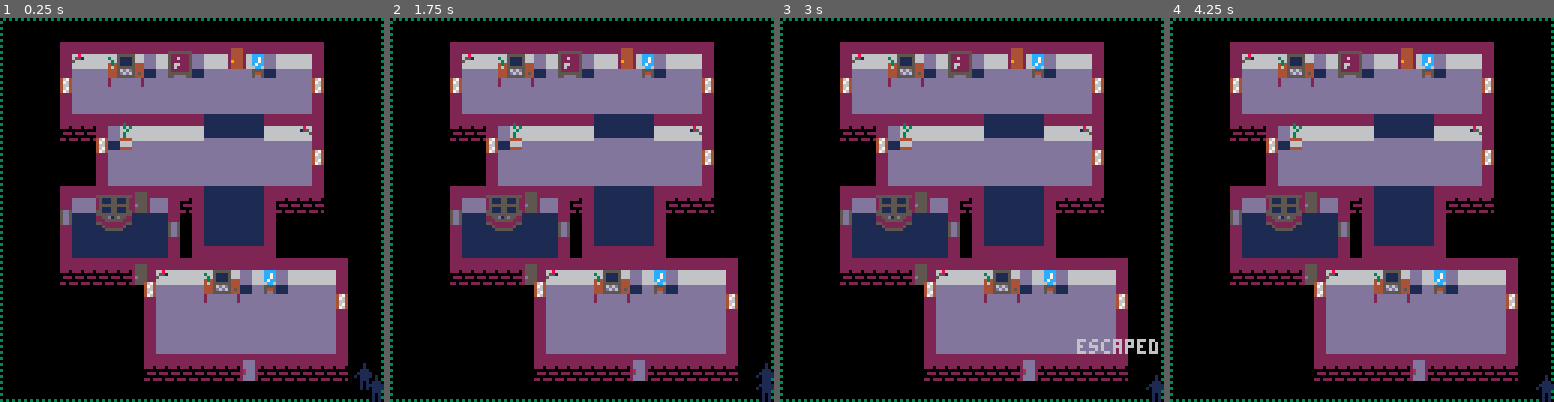
Above: before the commit, frames 1-4 (left to right).
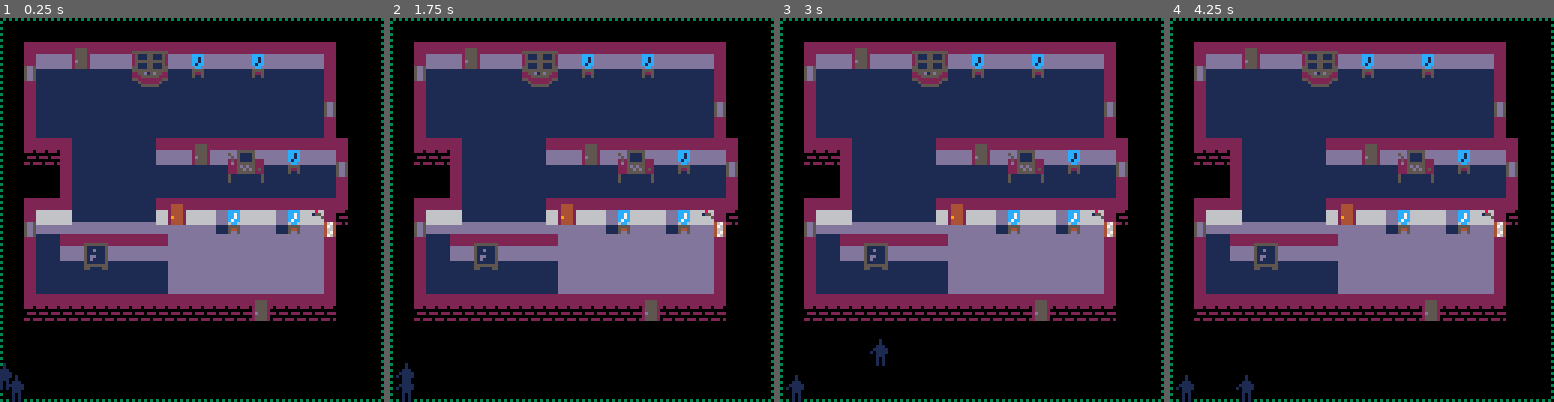
Above: after the commit, the same moments.

Repository: ironchestgames/pico-8-carts
Game: PICO-8 cartridge stealth.p8
Same seed, same stepped clock (60 frames per second), same inputs: the game is played once before the commit and once after it.
Inputs:
- Up to frame 1 (0.25 s): no input
- Up to frame 2 (1.75 s): tap X (X key) at 0.33, 1.07 s; tap O (Z key) at 0.7, 1.7 s; hold Right from 1.6 s (still down)
- Up to frame 3 (3 s): tap X (X key) at 1.85, 2.97 s; release Right at 2.1 s; tap O (Z key) at 2.1, 2.5, 2.9 s; hold Up 2.15-2.42 s; hold Right from 2.47 s (still down)
- Up to frame 4 (4.25 s): release Right at 3.03 s; hold Left 3.08-3.58 s; tap O (Z key) at 3.3, 3.7, 4.1 s; hold Down 3.63-3.97 s; hold Right from 4.02 s (still down); tap X (X key) at 4.08 s

The runs differ from the first frame. In frame 1, 59% of the frame differs, in the area x 0-100%, y 6-100%; in frame 2, 59%; in frame 3, 59%, in the area x 1-100%, y 6-100%; in frame 4, 59%.

Commit message:
stealth - change objs to be an arslen arr

Diff:
--- a/stealth.p8
+++ b/stealth.p8
@@ -2,6 +2,9 @@
 version 29
 __lua__
 -- sneaky stealy
+
+-- notes:
+-- - any _i is the position, where the part before *32 is the y-axis, and the the one after *32+ is the x-axis
 
 --[[
 
@@ -121,6 +124,11 @@
 
 -- set auto-repeat delay for btnp
 poke(0x5f5c, 5)
+
+local diropposites={[0]=1,0,3,2,}
+local arslen=32*32-1
+
+local adjdeltas={[0]=-1,1,-32,32,}
 
 local fogdirs={
  {x=1,y=0,dx=1,dy=1},
@@ -133,108 +141,25 @@
  {x=0,y=-1,dx=-1,dy=-1},
 }
 
--- guards holding deltas
-local gholdingdeltas={-65,-64,-63,-34,-33,-32,-31,-30,-2,-1,0,1,2,30,31,32,33,34,63,64,65}
-
-local function curry3(_f,_a,_b,_c)
- return function()
-  _f(_a,_b,_c)
- end
-end
-
-local function shuffle(_l)
- for _i=#_l,2,-1 do
-  local _j=flr(rnd(_i))+1
-  _l[_i],_l[_j]=_l[_j],_l[_i]
- end
- return _l
-end
-
-function clone(_t)
- local _tc={}
- for _k,_v in pairs(_t) do
-  _tc[_k]=_v
- end
- return _tc
-end
-
-local function sortonx(_t)
- for _i=1,#_t do
-  local _j = _i
-  while _j > 1 and _t[_j-1].x > _t[_j].x do
-   _t[_j],_t[_j-1]=_t[_j-1],_t[_j]
-   _j=_j-1
-  end
- end
-end
-
-
-local function adjacency(_x1,_y1,_x2,_y2)
- if _x1 == _x2-1 and _y1 == _y2 then
-  return 0
- elseif _x1 == _x2+1 and _y1 == _y2 then
-  return 1
- elseif _x1 == _x2 and _y1 == _y2-1 then
-  return 2
- elseif _x1 == _x2 and _y1 == _y2+1 then
-  return 3
- end
- -- return nil
-end
+local guardsholdingdeltas={-65,-64,-63,-34,-33,-32,-31,-30,-2,-1,0,1,2,30,31,32,33,34,63,64,65}
+
+local tick=0
+
+local msgs={}
+local msgcols={{6,13},{9,10}}
 
 local floor
 local objs
-
-local function walladjacency(_a)
- -- todo: fix for out of bounds
- if floor[_a.y*32+_a.x-1] == 2 then
-  return 0
- elseif floor[_a.y*32+_a.x+1] == 2 then
-  return 1
- elseif floor[(_a.y-1)*32+_a.x] == 2 then
-  return 2
- elseif floor[(_a.y+1)*32+_a.x] == 2 then
-  return 3
- end
- -- return nil
-end
-
-local tick=0
-
-local msgs={}
-local msgcols={{6,13},{9,10}}
+local light={}
+local fog={}
+local cameras={}
+
+local alertlvl=1
+local alertlvls={24,8} -- note: only tick time
+local policet=0
 
 local escapedplayers={}
 local playerinventory={}
-
-local initpolice
-
-local function playerloots(_p,_o)
- local _m='(nothing)'
- if _o.loot != nil then
-  _m=_o.loot[1]
-  if _o.loot[2] != nil then -- has value, then it's a thing, take it
-   _p.loot[#_p.loot+1]=_o.loot
-  else
-   playerinventory[#playerinventory+1]=_o.loot -- no value, it's information
-  end
- end
- add(msgs,{x=_o.x,y=_o.y,s=_m,t=3})
- _o.loot=nil
-end
-
-local diropposites={[0]=1,0,3,2,}
-local arslen=32*32-1
-
-local light={}
-for _i=0,arslen do
- light[_i]=0
-end
-
-local fog={}
-for _i=0,arslen do
- fog[_i]=1
-end
 
 
 local players={
@@ -242,20 +167,11 @@
  {},
 }
 
-for _i=1,#players do
- local _p=players[_i]
- _p.i=_i-1
- _p.dir=1
- _p.state='standing'
- _p.workingstate='hacking'
- _p.loot={}
-end
-
 local guards={
  -- {
- --  x=12,y=7,
+ --  x=12,y=12,
  --  dx=-1,dy=0,
- --  state='holding',
+ --  state='patrolling',
  --  state_c=0,
  --  state_c2=0,
  -- },
@@ -268,9 +184,109 @@
  -- },
 }
 
-local alertlvl=1
-local alertlvls={24,8} -- note: only tick time
-local policet=0
+local initpolice
+
+
+-- helper funcs
+
+local function curry3(_f,_a,_b,_c)
+ return function()
+  _f(_a,_b,_c)
+ end
+end
+
+local function shuffle(_l)
+ for _i=#_l,2,-1 do
+  local _j=flr(rnd(_i))+1
+  _l[_i],_l[_j]=_l[_j],_l[_i]
+ end
+ return _l
+end
+
+function clone(_t)
+ local _tc={}
+ for _k,_v in pairs(_t) do
+  _tc[_k]=_v
+ end
+ return _tc
+end
+
+local function sortonx(_t)
+ for _i=1,#_t do
+  local _j = _i
+  while _j > 1 and _t[_j-1].x > _t[_j].x do
+   _t[_j],_t[_j-1]=_t[_j-1],_t[_j]
+   _j=_j-1
+  end
+ end
+end
+
+
+local function adjacency(_x1,_y1,_x2,_y2)
+ if _x1 == _x2-1 and _y1 == _y2 then
+  return 0
+ elseif _x1 == _x2+1 and _y1 == _y2 then
+  return 1
+ elseif _x1 == _x2 and _y1 == _y2-1 then
+  return 2
+ elseif _x1 == _x2 and _y1 == _y2+1 then
+  return 3
+ end
+ -- return nil
+end
+
+local function walladjacency(_a)
+ -- todo: fix for out of bounds
+ if floor[_a.y*32+_a.x-1] == 2 then
+  return 0
+ elseif floor[_a.y*32+_a.x+1] == 2 then
+  return 1
+ elseif floor[(_a.y-1)*32+_a.x] == 2 then
+  return 2
+ elseif floor[(_a.y+1)*32+_a.x] == 2 then
+  return 3
+ end
+ -- return nil
+end
+
+
+
+local function playerloots(_p,_o)
+ local _m='(nothing)'
+ if _o.loot != nil then
+  _m=_o.loot[1]
+  if _o.loot[2] != nil then -- has value, then it's a thing, take it
+   _p.loot[#_p.loot+1]=_o.loot
+  else
+   playerinventory[#playerinventory+1]=_o.loot -- no value, it's information
+  end
+ end
+ add(msgs,{x=_p.x,y=_p.y-1,s=_m,t=3})
+ _o.loot=nil
+end
+
+
+
+for _i=0,arslen do
+ light[_i]=0
+end
+
+for _i=0,arslen do
+ fog[_i]=1
+end
+
+for _i=1,#players do
+ local _p=players[_i]
+ _p.i=_i-1
+ _p.dir=1
+ _p.state='standing'
+ _p.workingstate='hacking'
+ _p.loot={}
+end
+…(4 lines of a section not shown)…
 
 local function setalertlvl2(_m)
  if alertlvl == 1 then
@@ -292,16 +308,9 @@
 
 
 
--- states:
--- 0 - off
--- 1 - on
--- 2 - selected/on (camcontrol)
--- 3 - system alarm (camcontrol)
-local cameras={ -- note: camcontrol will crash with more than 4
- -- {i=1,x=14,y=4,state=1,},
- -- {i=2,x=12,y=25,state=1,},
- -- {i=3,x=30,y=2,state=0,},
-}
+
+
+
 
 local function computer(_p,_o,_tmp)
  _p.workingstate='hacking'
@@ -320,16 +329,16 @@
   end
   _o.draw=function()
    if _tmp.state == 'booting' then
-    sspr(0,102,4,3,_o.x*4,_o.y*4-3)
+    sspr(0,102,4,3,_tmp.ox*4,_tmp.oy*4-3)
 
    elseif _tmp.state == 'success' then
-    sspr(0,114,4,3,_o.x*4,_o.y*4-3)
+    sspr(0,114,4,3,_tmp.ox*4,_tmp.oy*4-3)
 
    elseif _tmp.state == 'fail' then
-    sspr(0,117,4,3,_o.x*4,_o.y*4-3)
+    sspr(0,117,4,3,_tmp.ox*4,_tmp.oy*4-3)
 
    else
-    sspr(0,105+_tmp.seq[1]*3,4,3,_o.x*4,_o.y*4-3)
+    sspr(0,105+_tmp.seq[1]*3,4,3,_tmp.ox*4,_tmp.oy*4-3)
    end
   end
  end
@@ -377,6 +386,11 @@
 end
 
 
+-- states:
+-- 0 - off
+-- 1 - on
+-- 2 - selected/on (camcontrol)
+-- 3 - system alarm (camcontrol)
 local function camcontrol(_p,_o,_tmp)
  _p.workingstate='hacking'
  if not _tmp.sel then
@@ -402,8 +416,8 @@
   _o.draw=function()
    for _i=1,#_tmp.pos do
     local _p=_tmp.pos[_i]
-    local _x=_o.x*4+_p.x
-    local _y=_o.y*4+_p.y
+    local _x=_tmp.ox*4+_p.x
+    local _y=_tmp.oy*4+_p.y
     sspr(0,120+_p.state*2,3,2,_x,_y)
    end
   end
@@ -495,9 +509,9 @@
 
    _o.draw=function()
     if _tmp.iserror == true then
-     pset(_o.x*4+5,_o.y*4-3,8)
+     pset(_tmp.ox*4+5,_tmp.oy*4-3,8)
     elseif _o.isopen != true and _tmp.unlocked == true then
-     pset(_o.x*4+5,_o.y*4-3,11)
+     pset(_tmp.ox*4+5,_tmp.oy*4-3,11)
     end
    end
   end
@@ -528,13 +542,8 @@
 
   if _tmp.unlocked and btnp(2,_p.i) then
    _o.isopen=true
-   for _other in all(objs) do
-    if _other.y == _o.y and _other.x == _o.x+1 then
-     _other.typ+=2
-     _o.typ+=2
-    end
-   end
-   -- change typ to draw open sprite
+   objs[_tmp.oi].typ+=2
+   objs[_tmp.oi+1].typ+=2
    sfx(10) -- creek open
    playerloots(_p,_o)
   end
@@ -568,13 +577,13 @@
   _tmp.opened=true
  end
 
- if light[(_o.y-2)*32+_o.x] == 1 then
+ if light[(_tmp.oy-2)*32+_tmp.ox] == 1 then
   setalertlvl2('intruder alert!')
  end
 
- for _y=_o.y-2,0,-1 do
-  fog[_y*32+_o.x]=0
-  if floor[_y*32+_o.x] == 2 then
+ for _y=_tmp.oy-2,0,-1 do
+  fog[_y*32+_tmp.ox]=0
+  if floor[_y*32+_tmp.ox] == 2 then
    break
   end
  end
@@ -589,25 +598,25 @@
  end
 end
 
-local function doorpeekfromunder(_p,_o)
- fog[(_o.y-2)*32+_o.x]=0
+local function doorpeekfromunder(_p,_o,_tmp)
+ fog[(_tmp.oy-2)*32+_tmp.ox]=0
 end
 
 local function doorfromabove(_p,_o,_tmp)
  if _tmp.opened == nil then
-  _tmp.o2=objs[_o.i-1]
+  _tmp.o2=objs[_tmp.oi+32]
   _tmp.o2.typ+=2
   _tmp.opened=true
  end
 
- if light[(_o.y+2)*32+_o.x] == 1 then
+ if light[(_tmp.oy+2)*32+_tmp.ox] == 1 then
   setalertlvl2('intruder alert!')
  end
 
- fog[(_o.y+1)*32+_o.x]=0
- for _y=_o.y+2,32 do
-  fog[_y*32+_o.x]=0
-  if floor[_y*32+_o.x] == 2 then
+ fog[(_tmp.oy+1)*32+_tmp.ox]=0
+ for _y=_tmp.oy+2,32 do
+  fog[_y*32+_tmp.ox]=0
+  if floor[_y*32+_tmp.ox] == 2 then
    break
   end
  end
@@ -622,9 +631,9 @@
  end
 end
 
-local function doorpeekfromabove(_p,_o)
- fog[(_o.y+1)*32+_o.x]=0
- fog[(_o.y+2)*32+_o.x]=0
+local function doorpeekfromabove(_p,_o,_tmp)
+ fog[(_tmp.oy+1)*32+_tmp.ox]=0
+ fog[(_tmp.oy+2)*32+_tmp.ox]=0
 end
 
 
@@ -649,13 +658,13 @@
   _tmp.opened=true
  end
 
- if light[(_o.y-2)*32+_o.x] == 1 then
+ if light[(_tmp.oy-2)*32+_tmp.ox] == 1 then
   setalertlvl2('intruder alert!')
  end
 
- for _y=_o.y-2,0,-1 do
-  fog[_y*32+_o.x]=0
-  if floor[_y*32+_o.x] == 2 then
+ for _y=_tmp.oy-2,0,-1 do
+  fog[_y*32+_tmp.ox]=0
+  if floor[_y*32+_tmp.ox] == 2 then
    break
   end
  end
@@ -671,7 +680,7 @@
 end
 
 local function lockeddoorfromabove(_p,_o,_tmp)
- local _o2=objs[_o.i-1]
+ local _o2=objs[_tmp.oi+32]
  if _o2.typ == 16 then
   for _l in all(playerinventory) do
    if _l[1] ==  'door access code' then
@@ -692,14 +701,14 @@
   _tmp.opened=true
  end
 
- if light[(_o.y+2)*32+_o.x] == 1 then
+ if light[(_tmp.oy+2)*32+_tmp.ox] == 1 then
   setalertlvl2('intruder alert!')
  end
 
- fog[(_o.y+1)*32+_o.x]=0
- for _y=_o.y+2,32 do
-  fog[_y*32+_o.x]=0
-  if floor[_y*32+_o.x] == 2 then
+ fog[(_tmp.oy+1)*32+_tmp.ox]=0
+ for _y=_tmp.oy+2,32 do
+  fog[_y*32+_tmp.ox]=0
+  if floor[_y*32+_tmp.ox] == 2 then
    break
   end
  end
@@ -716,18 +725,18 @@
 
 
 local function windowpeekfromleft(_p,_o)
- for _x=_o.x+1,32 do
-  fog[_o.y*32+_x]=0
-  if floor[_o.y*32+_x] == 2 then
+ for _x=_p.x+2,32 do
+  fog[_p.y*32+_x]=0
+  if floor[_p.y*32+_x] == 2 then
    break
   end
  end
 end
 
 local function windowpeekfromright(_p,_o)
- for _x=_o.x-1,0,-1 do
-  fog[_o.y*32+_x]=0
-  if floor[_o.y*32+_x] == 2 then
+ for _x=_p.x-2,0,-1 do
+  fog[_p.y*32+_x]=0
+  if floor[_p.y*32+_x] == 2 then
    break
   end
  end
@@ -791,7 +800,9 @@
 -- seed=7594
 -- seed=6590
 -- seed=210
-seed=8986
+-- seed=8986
+-- seed=6124
+-- seed=1857
 debug('seed',seed)
 
 function mapgen()
@@ -813,7 +824,7 @@
  end
 
  for _i=0,arslen do
-  local _x,_y=_i&31,_i\32
+  -- local _x,_y=_i&31,_i\32
   floor[_i]=0
  end
 
@@ -857,33 +868,27 @@
   end
 
   -- add left window
-  add(objs,{
-   x=_xstart,
-   y=_ystart+2+flr(rnd(_h-5)),
+  objs[(_ystart+2+flr(rnd(_h-5)))*32+_xstart]={
    typ=22,
    action={[0]=breakwindowfromright,[1]=breakwindowfromleft},
    adjaction={[0]=windowpeekfromright,[1]=windowpeekfromleft},
-  })
+  }
 
   -- add right window
-  add(objs,{
-   x=_xstart+_w-1,
-   y=_ystart+2+flr(rnd(_h-5)),
+  objs[(_ystart+2+flr(rnd(_h-5)))*32+_xstart+_w-1]={
    typ=22,
    action={[0]=breakwindowfromright,[1]=breakwindowfromleft},
    adjaction={[0]=windowpeekfromright,[1]=windowpeekfromleft},
-  })
+  }
 
   -- add top door
-  add(objs,{
-   x=_xstart+2+flr(rnd(_w-5)),
-   y=_ystart,
+  objs[(_ystart*32)+_xstart+2+flr(rnd(_w-5))]={
    typ=12,
    action={[2]=doorfromunder},
    adjaction={[2]=doorpeekfromunder}
-  })
-
-  -- add camera
+  }
+
+  -- -- add camera
   local _c={x=_xstart+1,y=_ystart+1,state=1,}
   if rnd() < 0.5 then
    _c.x=_xstart+_w-2
@@ -896,17 +901,15 @@
    add(cameras,_c)
   end
 
+  -- bottom wall
   _ystart+=_h-1
 
   -- add bottom door
-  add(objs,{
-   x=_xstart+2+flr(rnd(_w-5)),
-   y=_ystart,
+  objs[_ystart*32+_xstart+2+flr(rnd(_w-5))]={
    typ=12,
    action={[2]=doorfromunder},
    adjaction={[2]=doorpeekfromunder}
-  })
-
+  }
 
  until _ystart+_h-1 > 27
 
@@ -939,20 +942,26 @@
   end
  end
 
-  -- fix cameras
+ -- fix cameras
  for _j=#cameras,1,-1 do
   local _c=cameras[_j]
   local _i=_c.y*32+_c.x
-  local _remove=false
-  for _o in all(objs) do
-   if adjacency(_o.x,_o.y,_c.x,_c.y) then
-    _remove=true
-    break
-   end
-  end
-  if _remove or floor[_i] == 2 or floor[_i-32] != 2 or not (floor[_i+1] == 2 or floor[_i-1] == 2) then
+  if objs[_i-32-1] or
+     objs[_i-1] or
+     objs[_i+1] or
+     objs[_i-32] or
+     objs[_i+32] or
+     floor[_i] == 2 or
+     floor[_i-32] != 2 or
+     not (floor[_i+1] == 2 or floor[_i-1] == 2) then
    del(cameras,_c)
   end
+ end
+
+ shuffle(cameras)
+
+ while #cameras > 4 do
+  deli(cameras,1)
  end
 
  -- add i for cameras
@@ -960,7 +969,7 @@
   cameras[_i].i=_i
  end
 
- -- add objects
+ -- create objs positions
  local _pos={}
  for _y=2,29 do
   local _x=flr(rnd(4))+2
@@ -973,16 +982,15 @@
      break
     end
    end
-   for _o in all(objs) do
-    if adjacency(_o.x,_o.y,_x-1,_y) or
-       adjacency(_o.x,_o.y,_x,_y) or
-       adjacency(_o.x,_o.y,_x+1,_y) or
-       adjacency(_o.x,_o.y,_x+2,_y) then
-     _remove=true
-     break
-    end
-   end
    if _remove == false and
+      objs[_i-32-1] == nil and
+      objs[_i-32] == nil and
+      objs[_i-32+1] == nil and
+      objs[_i-32+2] == nil and
+      objs[_i-1] == nil and
+      objs[_i] == nil and
+      objs[_i+1] == nil and
+      objs[_i+2] == nil and
       floor[_i-32] == 2 and
       floor[_i-32+1] == 2 and
       floor[_i-32+2] == 2 and
@@ -995,7 +1003,7 @@
       floor[_i+64] == 1 and
       floor[_i+64+1] == 1 and
       floor[_i+64+2] == 1 then
-    add(_pos,{x=_x,y=_y})
+    add(_pos,_i)
     _x+=5
    elseif _remove == true then
     _x+=2
@@ -1005,117 +1013,82 @@
   end
  end
 
- -- shuffle(_pos)
+ shuffle(_pos)
+
+-- add objects
 
  -- 0 - plant
  -- 1 - watercooler
  -- 2 - computer
  -- 5 - camcontrol
- -- 9 - safe
-
- local _types={0,1,2,9}
+ -- 8 - safe
+
+ local _types={0,1,2,8}
 
  if #cameras > 0 then
   add(_types,5)
  end
 
- for _p in all(_pos) do
-  local _i=flr(rnd(#_types))+1
-  local _typ=_types[_i]
-  if _typ == 9 or _typ == 5 then
+ for _i in all(_pos) do
+  local _typ=_types[flr(rnd(#_types))+1]
+  if _typ == 8 or _typ == 5 then
    del(_types,_typ)
   end
 
-  local _o={
-   x=_p.x,
-   y=_p.y,
-   typ=_typ,
-   shadow={[0]=true,true,nil,nil},
-  }
-  add(objs,_o)
+  local _o={typ=_typ,shadow={[0]=true,true,nil,nil},}
+  objs[_i]=_o
 
   if _typ == 2 then
-   add(objs,{x=_p.x+1,y=_p.y,typ=3,action={[2]=computer},loot={'door access code'}})
-   add(objs,{x=_p.x+2,y=_p.y,typ=4,shadow={[0]=nil,true,nil,nil}})
+   _o.shadow={[0]=true,nil,nil,nil}
+   objs[_i+1]={typ=3,action={[2]=computer},loot={'door access code'},shadow={[0]=nil,nil,nil,nil}}
+   objs[_i+2]={typ=4,shadow={[0]=nil,true,nil,nil}}
 
   elseif _typ == 5 then
    _o.shadow={[0]=true,nil,nil,nil}
-   add(objs,{x=_p.x+2,y=_p.y,typ=7,shadow={[0]=nil,true,nil,nil}})
-   add(objs,{x=_p.x+1,y=_p.y,typ=6,action={[2]=camcontrol}}) -- note: draw last
-
-  elseif _typ == 9 then
-   _o.shadow={[0]=nil,true,nil,nil}
-   _o.x+=1
-   add(objs,{x=_p.x,y=_p.y,typ=8,shadow={[0]=true,nil,nil,nil},action={[2]=safe},loot={'diamonds',14000}})
-  end
- end
-
- --  -- todo: maybe rewrite objects to be in arslen arr instead?
+   objs[_i+1]={typ=6,action={[2]=camcontrol},shadow={[0]=nil,nil,nil,nil}}
+   objs[_i+2]={typ=7,shadow={[0]=nil,true,nil,nil}}
+
+  elseif _typ == 8 then
+   _o.shadow={[0]=true,nil,nil,nil}
+   _o.action={[2]=safe}
+   _o.loot={'diamonds',14000}
+
+   objs[_i+1]={typ=9,shadow={[0]=nil,true,nil,nil}}
+  end
+ end
 
  -- fix objs
- for _j=#objs,1,-1 do
-  local _o=objs[_j]
-  local _i=_o.y*32+_o.x
+ for _i=0,arslen do
+  local _o=objs[_i]
+  if _o then
+   _o.light={}
+  end
 
   -- remove windows
-  if _o.typ == 22 then
+  if _o and _o.typ == 22 then
    if not (floor[_i] == 2 and floor[_i-1] != 2 and floor[_i+1] != 2) then
-    del(objs,_o)
+    objs[_i]=nil
    end
   end
 
   -- fix doors
-  if _o.typ == 12 then
-   local _remove=false
-   for _other in all(objs) do
-    if _other != _o and _other.y == _o.y and abs(_other.x-_o.x) < 3 then
-     _remove=true
-     break
-    end
-   end
-   if _remove or not (floor[_i] == 2 and floor[_i-1] == 2 and floor[_i+1] == 2 and floor[_i+32] != 2 and floor[_i-64] != 2) then
-    del(objs,_o)
+  if _o and _o.typ == 12 then
+   if objs[_i+1] or not (floor[_i] == 2 and floor[_i-1] == 2 and floor[_i+1] == 2 and floor[_i+32] != 2 and floor[_i-64] != 2) then
+    objs[_i]=nil
    else
-    add(objs,{x=_o.x,y=_o.y-1,action={[3]=doorfromabove},adjaction={[3]=doorpeekfromabove}},_j+1)
-    add(objs,{x=_o.x+1,y=_o.y,typ=13},_j+2)
+    objs[_i-32]={action={[3]=doorfromabove},adjaction={[3]=doorpeekfromabove}}
+    objs[_i+1]={typ=13}
 
     -- switch to locked
     if rnd() > 0.75 then
-     objs[_j].typ=16
-     objs[_j].action[2]=lockeddoorfrombelow
-
-     objs[_j+1].action[3]=lockeddoorfromabove
-
-     objs[_j+2].typ=17
-    end
-   end
-  end
- end
-
- -- remove objects that are on top of eachother
- for _i=#objs,1,-1 do
-  local _o=objs[_i]
-  for _other in all(objs) do
-   if _o != _other and _other.x == _o.x and _other.y == _o.y then
-    if _o.typ == 12 or _o.typ == 16 then
-     deli(objs,_i+2)
-     deli(objs,_i+1)
-     deli(objs,_i)
-    else
-     del(objs,_o)
-    end
-    break
-   end
-  end
- end
-
- -- add shadow
- for _i=1,#objs do
-  local _o=objs[_i]
-  _o.i=_i
-  _o.light={}
-  if _o.shadow == nil then
-   _o.shadow={[0]=nil,nil,nil,nil}
+     objs[_i].typ=16
+     objs[_i].action[2]=lockeddoorfrombelow
+
+     objs[_i-32].action[3]=lockeddoorfromabove
+
+     objs[_i+1].typ=17
+    end
+   end
   end
  end
 
@@ -1175,17 +1148,25 @@
     add(msgs,{x=_p.x,y=_p.y,s='escaped',t=2})
    else
 
-    for _o in all(objs) do
-     local _a=adjacency(_o.x,_o.y,_p.x,_p.y)
-     if _nextx == _o.x and _nexty == _o.y then
-      _nextx,_nexty=_p.x,_p.y
-      if _o.action and _o.action[_a] then
-       _p.state='working'
-       _p.action=curry3(_o.action[_a],_p,_o,{})
+    local _ni=_nexty*32+_nextx
+    local _nexto=objs[_ni]
+    if _nexto != nil then
+     local _a=adjacency(_nextx,_nexty,_p.x,_p.y)
+     _nextx,_nexty=_p.x,_p.y
+     if _nexto.action and _nexto.action[_a] then
+      _p.state='working'
+      _p.action=curry3(_nexto.action[_a],_p,_nexto,{ox=_ni&31,oy=_ni\32,oi=_ni})
+     end
+    end
+
+    if _p.state != 'working' then
+     local _i=_p.y*32+_p.x
+     for _a=0,3 do
+      local _oi=_i+adjdeltas[_a]
+      local _adjo=objs[_oi]
+      if _adjo and _adjo.adjaction and _adjo.adjaction[_a] then
+       _adjo.adjaction[_a](_p,_adjo,{ox=_oi&31,oy=_oi\32,oi=_oi})
       end
-
-     elseif _o.adjaction and _o.adjaction[_a] != nil then
-      _o.adjaction[_a](_p,_o)
      end
     end
 
@@ -1197,13 +1178,17 @@
      if _p.state != 'working' then
       local _hiding=nil
       local _pwa=walladjacency(_p)
-      for _o in all(objs) do
-       local _a=adjacency(_p.x,_p.y,_o.x,_o.y)
-       local _owa=walladjacency(_o)
-       if _o.shadow[_a] and _owa != nil and _pwa != nil and _a != nil and light[_p.y*32+_p.x] == 0 then
-        _p.state='hiding'
-        _p.adjacency=_a
-        _hiding=true
+      for _i=0,arslen do
+       local _o=objs[_i]
+       if _o then
+        local _ox,_oy=_i&31,_i\32
+        local _a=adjacency(_p.x,_p.y,_ox,_oy)
+        local _owa=walladjacency({x=_ox,y=_oy})
+        if _o.shadow and _o.shadow[_a] and _owa != nil and _pwa != nil and _a != nil and light[_p.y*32+_p.x] == 0 then
+         _p.state='hiding'
+         _p.adjacency=_a
+         _hiding=true
+        end
        end
       end
       if _hiding == nil then
@@ -1345,8 +1330,11 @@
  end
 
  -- clear objects light
- for _o in all(objs) do
-  _o.light={} -- todo: optimize
+ for _i=0,arslen do
+  local _o=objs[_i]
+  if _o then
+   _o.light={} -- todo: optimize
+  end
  end
 
  -- clear light
@@ -1368,11 +1356,11 @@
     local _bydown=_by
     local _bldown=1
     while floor[_bydown*32+_bx] != 2 and _bldown <= _ldown do
-     for _o in all(objs) do
-      if (_o.x == _bx and _o.y == _bydown) then
-       add(_o.light,{x=0,y=-1})
-      end
-     end
+     local _o=objs[_bydown*32+_bx]
+     if _o then
+      add(_o.light,{x=0,y=-1})
+     end
+
      light[_bydown*32+_bx]=1
 
      -- remove fog if selected in camcontrol
@@ -1402,11 +1390,11 @@
     local _bxside=_bx
     local _blside=1
     while floor[_by*32+_bxside] != 2 and _blside <= _lside do
-     for _o in all(objs) do
-      if (_o.x == _bxside and _o.y == _by) then
-       add(_o.light,{x=-_dx,y=0})
-      end
-     end
+     local _o=objs[_by*32+_bxside]
+     if _o then
+      add(_o.light,{x=-_dx,y=0})
+     end
+
      light[_by*32+_bxside]=1
 
      -- remove fog if selected in camcontrol
@@ -1445,7 +1433,7 @@
  for _g in all(guards) do
   if _g.state == 'holding' then
    local _i=_g.y*32+_g.x
-   for _ghd in all(gholdingdeltas) do
+   for _ghd in all(guardsholdingdeltas) do
     light[_i+_ghd]=1
    end
 
@@ -1457,11 +1445,10 @@
     local _bx=_x
     local _by=_y
     while floor[_by*32+_bx] != 2 and _c <= _l do
-     for _o in all(objs) do
-      if (_o.x == _bx and _o.y == _by) then
-       add(_o.light,{x=0,y=-1})
-       add(_o.light,{x=-_g.dx,y=0})
-      end
+     local _o=objs[_by*32+_bx]
+     if _o then
+      add(_o.light,{x=0,y=-1})
+      add(_o.light,{x=-_g.dx,y=0})
      end
      light[_by*32+_bx]=1
      _bx+=_g.dx
@@ -1479,11 +1466,10 @@
     local _bx=_x
     local _by=_y
     while floor[_by*32+_bx] != 2 and _c <= _l do
-     for _o in all(objs) do
-      if (_o.x == _bx and _o.y == _by) then
-       add(_o.light,{x=0,y=1})
-       add(_o.light,{x=-_g.dx,y=0})
-      end
+     local _o=objs[_by*32+_bx]
+     if _o then
+      add(_o.light,{x=0,y=1})
+      add(_o.light,{x=-_g.dx,y=0})
      end
      light[_by*32+_bx]=1
      _bx+=_g.dx
@@ -1502,11 +1488,10 @@
     local _bx=_x
     local _by=_y
     while floor[_by*32+_bx] != 2 and _c <= _l do
-     for _o in all(objs) do
-      if (_o.x == _bx and _o.y == _by) then
-       add(_o.light,{x=0,y=-_g.dy})
-       add(_o.light,{x=-1,y=0})
-      end
+     local _o=objs[_by*32+_bx]
+     if _o then
+      add(_o.light,{x=0,y=-_g.dy})
+      add(_o.light,{x=-1,y=0})
      end
      light[_by*32+_bx]=1
      _bx+=1
@@ -1524,11 +1509,10 @@
     local _bx=_x
     local _by=_y
     while floor[_by*32+_bx] != 2 and _c <= _l do
-     for _o in all(objs) do
-      if (_o.x == _bx and _o.y == _by) then
-       add(_o.light,{x=0,y=-_g.dy})
-       add(_o.light,{x=1,y=0})
-      end
+     local _o=objs[_by*32+_bx]
+     if _o then
+      add(_o.light,{x=0,y=-_g.dy})
+      add(_o.light,{x=1,y=0})
      end
      light[_by*32+_bx]=1
      _bx-=1
@@ -1542,22 +1526,26 @@
  end
 
  -- add shadow around objects
- for _o in all(objs) do
-  if _o.shadow[0] then
-   light[_o.y*32+_o.x-1]=0
-  end
-  if _o.shadow[1] then
-   light[_o.y*32+_o.x+1]=0
-  end
-  if _o.shadow[2] then
-   light[(_o.y-1)*32+_o.x]=0
-  end
-  if _o.shadow[3] then
-   light[(_o.y+1)*32+_o.x]=0
-  end
-
-  for _l in all(_o.light) do
-   light[(_o.y+_l.y)*32+_o.x+_l.x]=1
+ for _i=0,arslen do
+  local _o=objs[_i]
+  if _o and _o.shadow then
+   local _ox,_oy=_i&31,_i\32
+   if _o.shadow[0] then
+    light[_oy*32+_ox-1]=0
+   end
+   if _o.shadow[1] then
+    light[_oy*32+_ox+1]=0
+   end
+   if _o.shadow[2] then
+    light[(_oy-1)*32+_ox]=0
+   end
+   if _o.shadow[3] then
+    light[(_oy+1)*32+_ox]=0
+   end
+
+   for _l in all(_o.light) do
+    light[(_oy+_l.y)*32+_ox+_l.x]=1
+   end
   end
  end
 
@@ -1570,10 +1558,11 @@
  end
 
  -- light up windows
- for _o in all(objs) do
-  if (_o.typ == 22 or _o.typ == 23) and
-     (light[_o.y*32+_o.x+1] == 1 or light[_o.y*32+_o.x-1] == 1) then
-   light[_o.y*32+_o.x]=1
+ for _i=0,arslen do
+  local _o=objs[_i]
+  if _o and (_o.typ == 22 or _o.typ == 23) and
+     (light[_i-1] == 1 or light[_i+1] == 1) then
+   light[_i]=1
    if _o.typ == 23 then
     setalertlvl2('broken window!')
    end
@@ -1587,8 +1576,9 @@
     setalertlvl2('intruder alert!')
    end
   end
-  for _o in all(objs) do
-   if _o.typ == 10 and light[_o.y*32+_o.x] == 1 then
+  for _i=0,arslen do
+   local _o=objs[_i]
+   if _o and _o.typ == 10 and light[_i] == 1 then
     setalertlvl2('safe opened!')
    end
   end
@@ -1729,27 +1719,34 @@
  palt(0,false)
  palt(15,true)
 
+ -- draw objs
+ for _i=0,arslen do
+  local _o=objs[_i]
+  if _o and _o.typ then
+   local _x,_y=_i&31,_i\32
+   local _l=light[_i]
+   sspr(_o.typ*4,_l*13,4,13,_x*4,_y*4-5)
+  end
+ end
+
+ -- objs.draw
+ for _i=0,arslen do
+  local _o=objs[_i]
+  if _o and _o.draw then
+   _o.draw()
+  end
+ end
+
+ -- draw cameras
+ for _c in all(cameras) do
+  local _sx=32
+  if floor[_c.y*32+_c.x+1] == 2 then -- todo: make so cameras can be set anywhere on wall
+   _sx=36
+  end
+  sspr(_sx,104+_c.state*3,4,3,_c.x*4,_c.y*4-4)
+ end
+
  for _y=0,31 do
-
-  -- draw cameras
-  for _c in all(cameras) do
-   local _sx=32
-   if floor[_c.y*32+_c.x+1] == 2 then -- todo: make so cameras can be set anywhere on wall
-    _sx=36
-   end
-   sspr(_sx,104+_c.state*3,4,3,_c.x*4,_c.y*4-4)
-  end
-
-  -- draw objs
-  for _o in all(objs) do
-   if _o.typ != nil and _o.y == _y then
-    local _l=light[_o.y*32+_o.x]
-    sspr(_o.typ*4,_l*13,4,13,_o.x*4,_o.y*4-5)
-    if _o.draw then
-     _o.draw()
-    end
-   end
-  end
 
   -- draw players
   for _p in all(players) do
